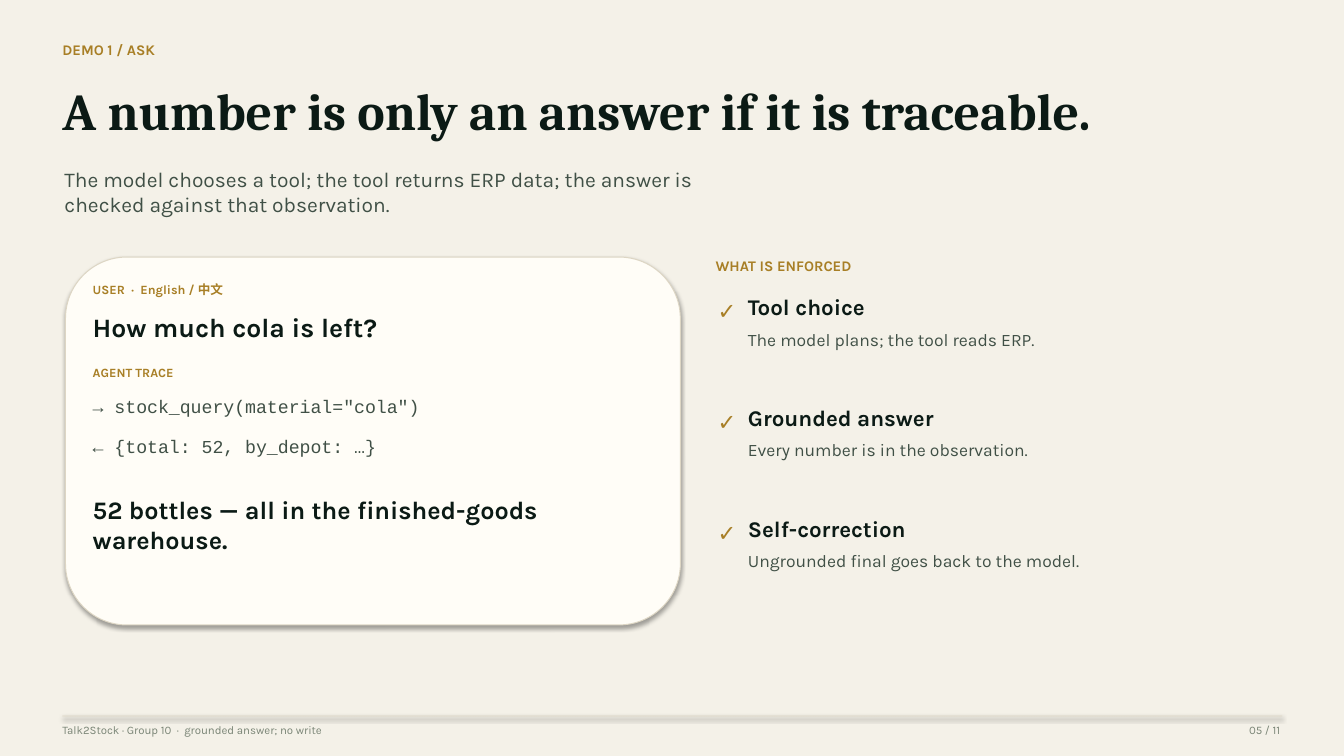
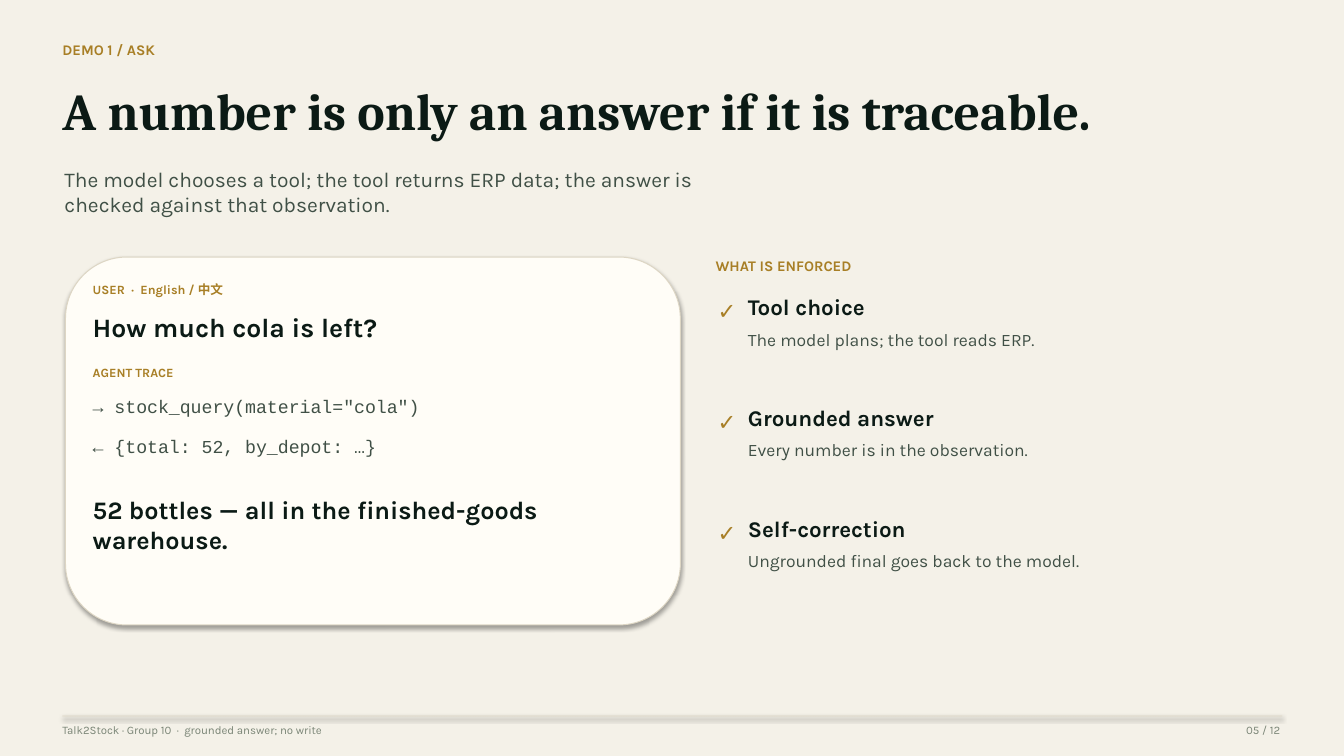
Before and after one commit to honlam6/talk2stock, a slide deck: slide 5 of docs/final/Talk2Stock_Presentation_EN.pptx. Drawn at 1344x756 pixels with LibreOffice and Linux fonts; fonts in the diff are those of the drawing. Boxes give left, top, right and bottom in pixels: in the first picture for what was removed or moved away, otherwise in the second. Text is boxed around its words. In the diff, an @@ line names an element or a change of style, - is before the commit and + after.

```diff
--- a/docs/final/Talk2Stock_Presentation_EN.pptx
+++ b/docs/final/Talk2Stock_Presentation_EN.pptx
@@ text at <box>1246,727,1280,734</box>: text changed @@
-05 / 11
+05 / 12
```
Also in this commit, not shown: 8 other slides changed, 1 slide added, 11 other files.
